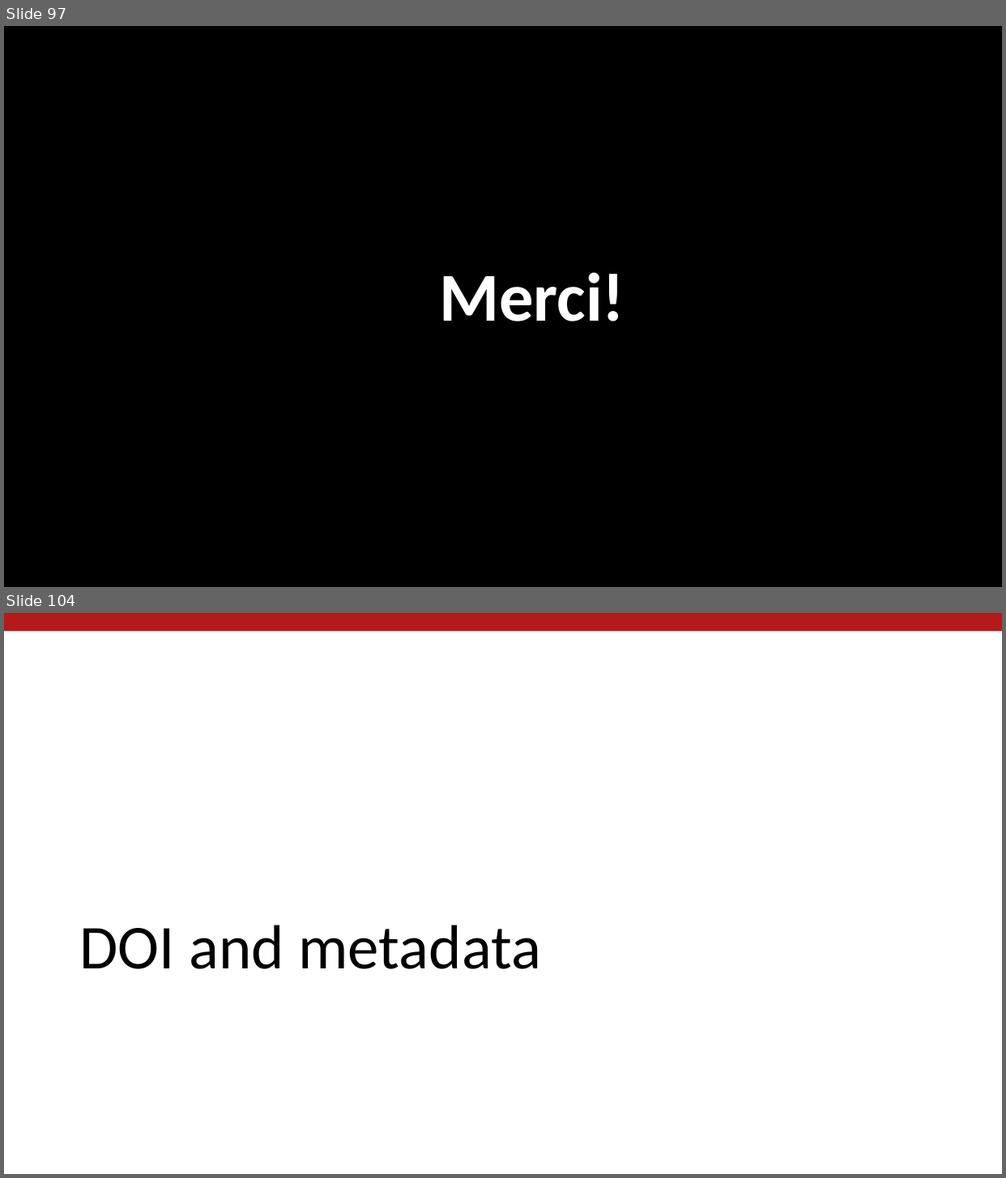
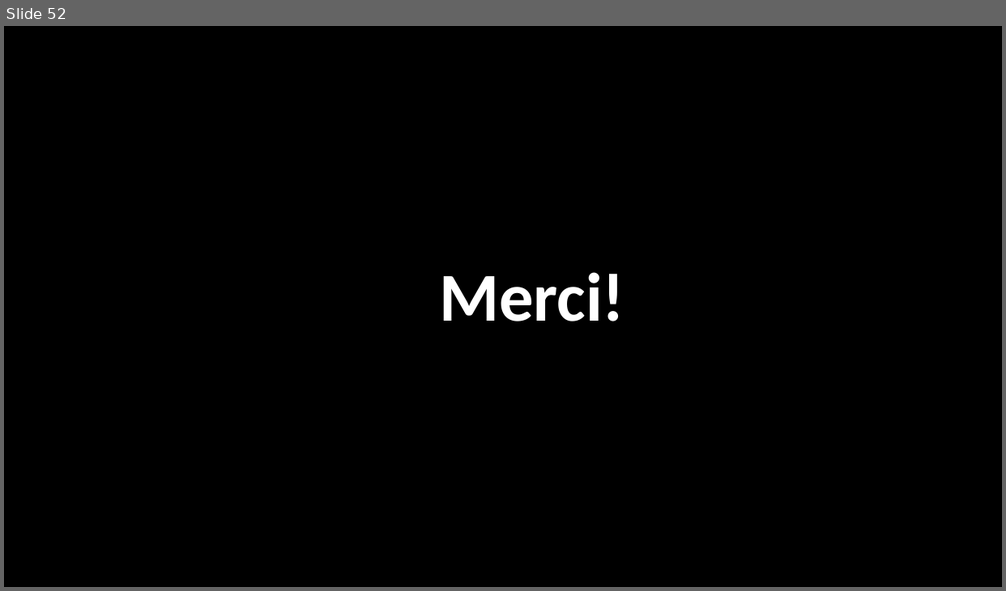
Before and after one commit to labordynamicsinstitute/replicability-presentation2019, a slide deck: Vilhuber-Presentation2019-Paris-2019-03-28.pptx. Shown one above the other, each under a label of ours: slides 97 and 104 before the commit, slide 52 after it; the slides between them are not shown. The pictures are 1006x1178 and 1006x591 pixels, drawn with LibreOffice and Linux fonts; fonts in the diff are those of the drawing; background and template pictures are left out. Boxes give left, top, right and bottom in pixels: in the first picture for what was removed or moved away, otherwise in the second. Text is boxed around its words. In the diff, an @@ line names an element or a change of style, - is before the commit and + after.

```diff
--- a/Vilhuber-Presentation2019-Paris-2019-03-28.pptx
+++ b/Vilhuber-Presentation2019-Paris-2019-03-28.pptx
@@ slide 104 removed at bbox=[4, 613, 1002, 1174], background #FFFFFF @@
@@ rectangle removed at bbox=[4, 613, 1002, 631] @@
@@ title removed at bbox=[79, 925, 541, 969] @@
-DOI and metadata
@@ what was slide 97 is now slide 52 @@
```
Also in this commit, not shown: 55 other slides removed, 1 other file.
